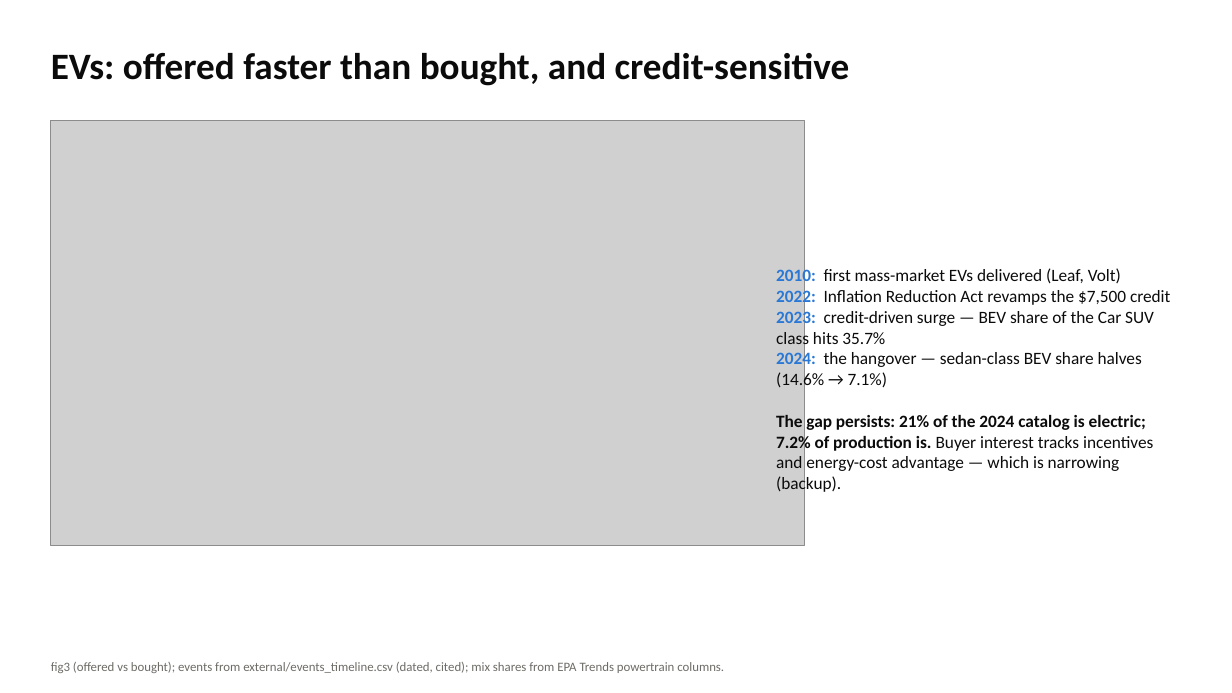
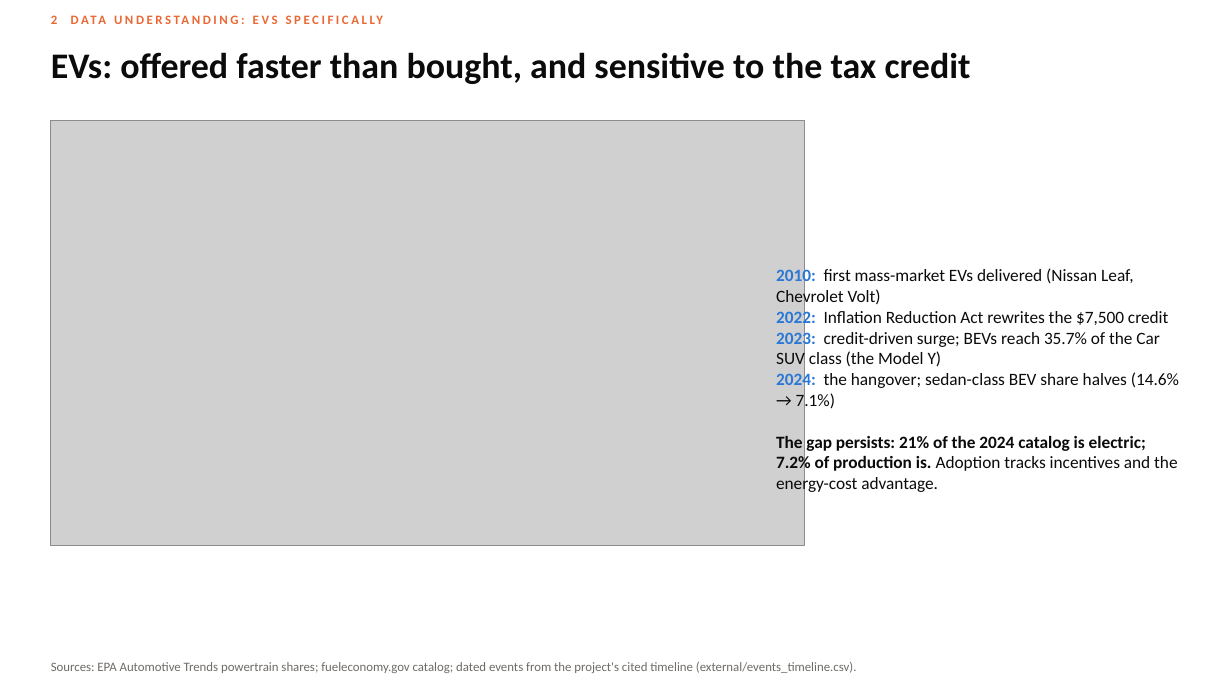
Before and after one commit to SCherwonik/OS3180, a slide deck: slide 6 of MPG Prediction Deck.pptx (slide 17 before the commit). Drawn at 1232x693 pixels with LibreOffice and Linux fonts; fonts in the diff are those of the drawing; grey boxes stand for pictures. Boxes give left, top, right and bottom in pixels: in the first picture for what was removed or moved away, otherwise in the second. Text is boxed around its words. In the diff, an @@ line names an element or a change of style, - is before the commit and + after.

```diff
--- a/MPG Prediction Deck.pptx
+++ b/MPG Prediction Deck.pptx
@@ text added at [51, 15, 57, 24], 10 pt, text #EB6834, bold @@
+2 DATA UNDERSTANDING: EVS SPECIFICALLY
@@ text at [51, 52, 971, 84]: text changed; size 29 to 28 pt @@
-EVs: offered faster than bought, and credit-sensitive
+EVs: offered faster than bought, and sensitive to the tax credit
@@ text at [776, 267, 1179, 494]: text changed @@
-2010: first mass-market EVs delivered (Leaf, Volt)
-2022: Inflation Reduction Act revamps the $7,500 credit
-2023: credit-driven surge — BEV share of the Car SUV class hits 35.7%
-2024: the hangover — sedan-class BEV share halves (14.6% → 7.1%)
-The gap persists: 21% of the 2024 catalog is electric; 7.2% of production is. Buyer interest tracks incentives and energy-cost advantage — which is narrowing (backup).
+2010: first mass-market EVs delivered (Nissan Leaf, Chevrolet Volt)
+2022: Inflation Reduction Act rewrites the $7,500 credit
+2023: credit-driven surge; BEVs reach 35.7% of the Car SUV class (the Model Y)
+2024: the hangover; sedan-class BEV share halves (14.6% → 7.1%)
+The gap persists: 21% of the 2024 catalog is electric; 7.2% of production is. Adoption tracks incentives and the energy-cost advantage.
@@ text at [51, 662, 857, 673]: text changed @@
-fig3 (offered vs bought); events from external/events_timeline.csv (dated, cited); mix shares from EPA Trends powertrain columns.
+Sources: EPA Automotive Trends powertrain shares; fueleconomy.gov catalog; dated events from the project's cited timeline (external/events_timeline.csv).
```
Also in this commit, not shown: 18 other slides changed, 15 slides added, 10 slides removed, 23 other files.
